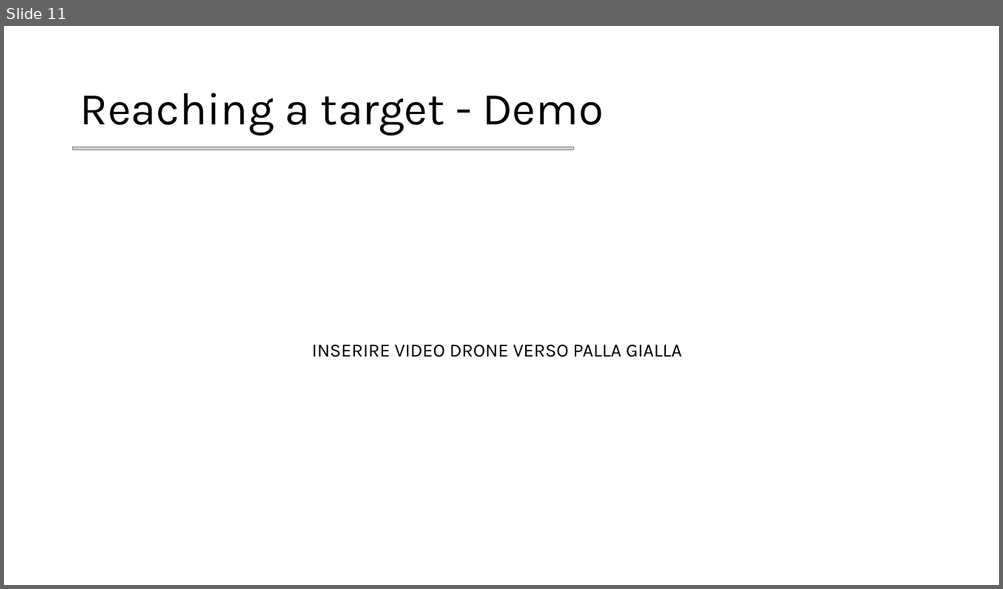
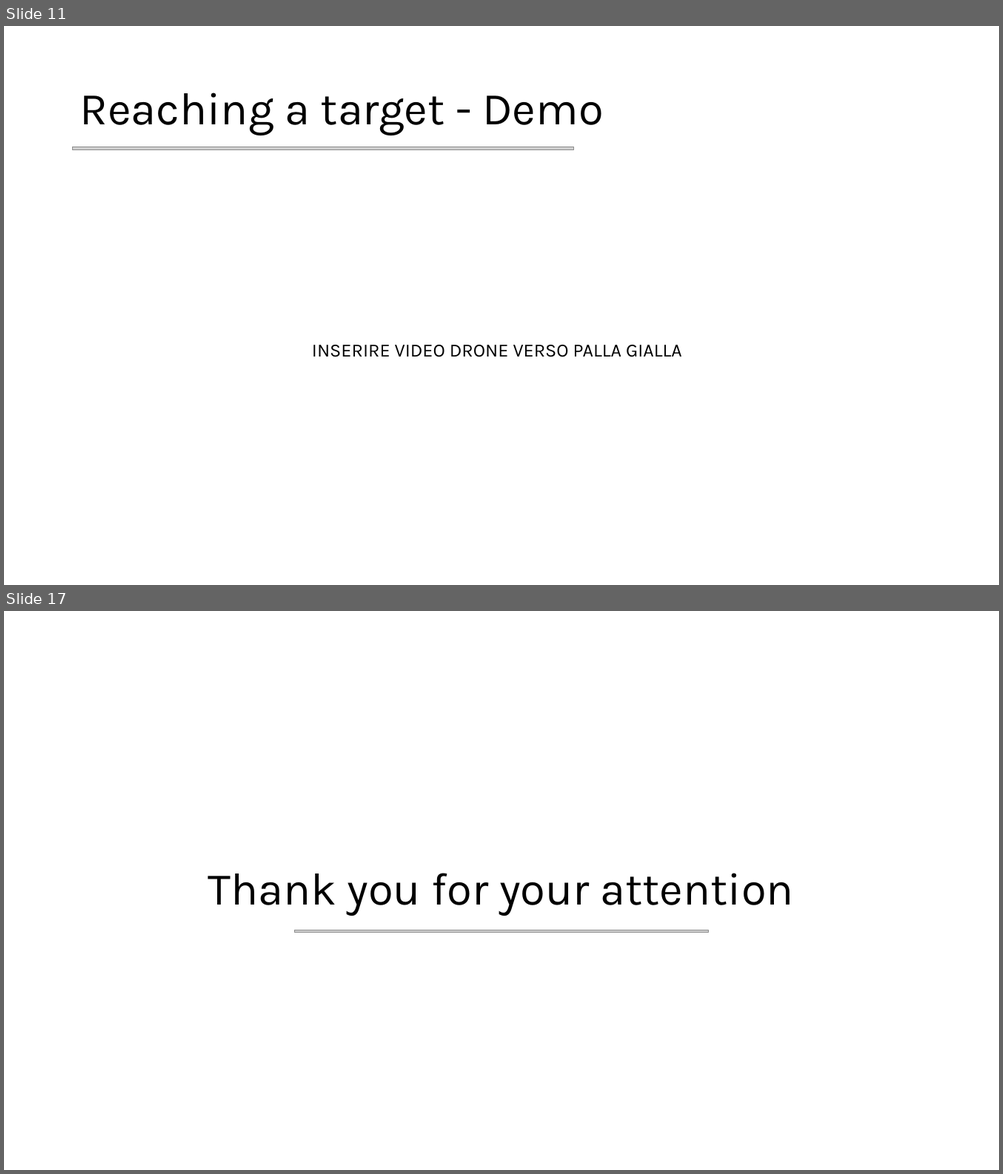
Before and after one commit to mettz/cps-project, a slide deck: Slides.pptx. Shown one above the other, each under a label of ours: slide 11 before the commit, slides 11 and 17 after it; the slides between them are not shown. The pictures are 1003x589 and 1003x1174 pixels, drawn with LibreOffice and Linux fonts; fonts in the diff are those of the drawing; grey boxes stand for pictures. Boxes give left, top, right and bottom in pixels: in the first picture for what was removed or moved away, otherwise in the second. Text is boxed around its words. In the diff, an @@ line names an element or a change of style, - is before the commit and + after.

```diff
--- a/Slides.pptx
+++ b/Slides.pptx
@@ slide 17 added at (4,611,999,1170), background #FFFFFF @@
@@ title added at (208,873,794,916), 44 pt, text #000000 @@
+Thank you for your attention
@@ picture added at (294,931,708,933) @@
```
Also in this commit, not shown: 1 slide changed, 5 other slides added.
